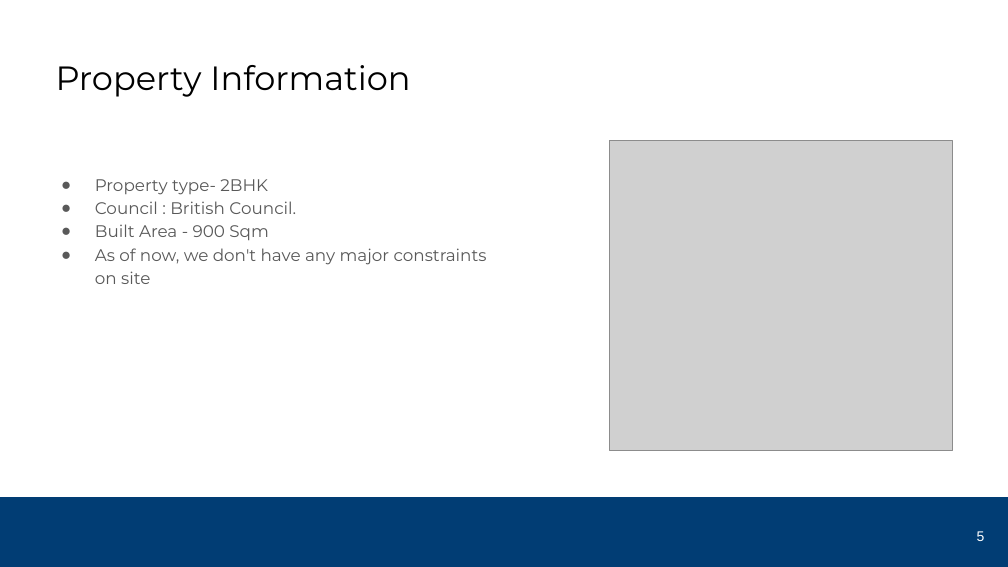
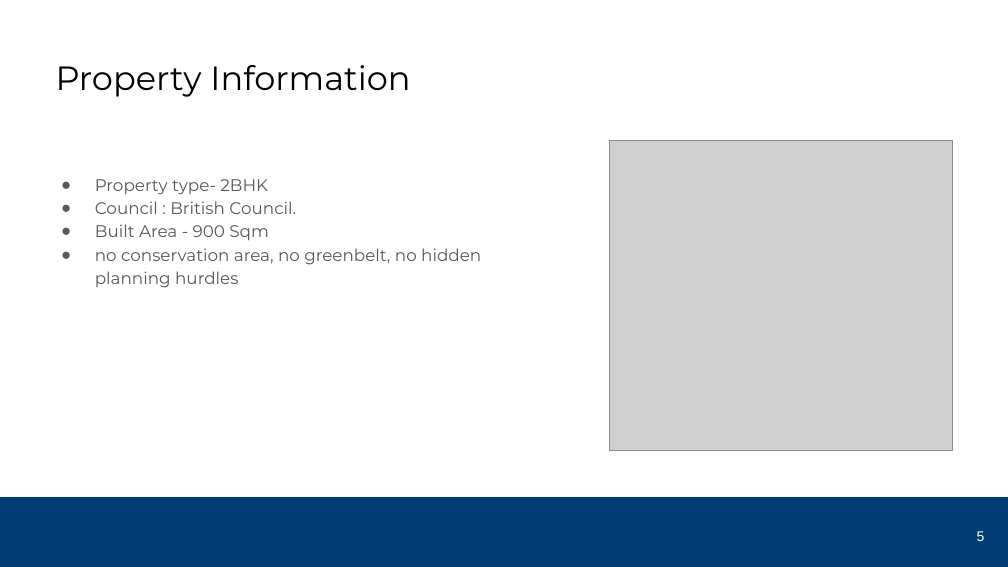
Before and after one commit to DineshBalaS/docGenApp, a slide deck: slide 5 of generated/Joe_Generated.pptx. Drawn at 1008x567 pixels with LibreOffice and Linux fonts; fonts in the diff are those of the drawing; grey boxes stand for pictures; background and template pictures are left out. Boxes give left, top, right and bottom in pixels: in the first picture for what was removed or moved away, otherwise in the second. Text is boxed around its words. In the diff, an @@ line names an element or a change of style, - is before the commit and + after.

```diff
--- a/generated/Joe_Generated.pptx
+++ b/generated/Joe_Generated.pptx
@@ text at (x1=95, y1=248, x2=481, y2=288): text changed @@
-● As of now, we don't have any major constraints on site
+● no conservation area, no greenbelt, no hidden planning hurdles
```
Also in this commit, not shown: 4 other slides changed, 6 other files.
